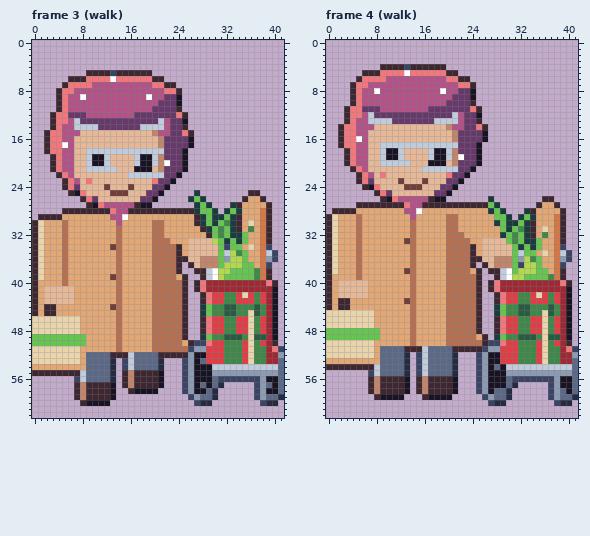
Pixel-art file, stored at art/hood-people/granny-cart-shopper@88.aseprite. Above: the version before the commit.
42x63 pixels, 9 frames. Shown: frame 3 (walk), frame 4 (walk). The commit also changed other frames, which this record leaves out.
New version:
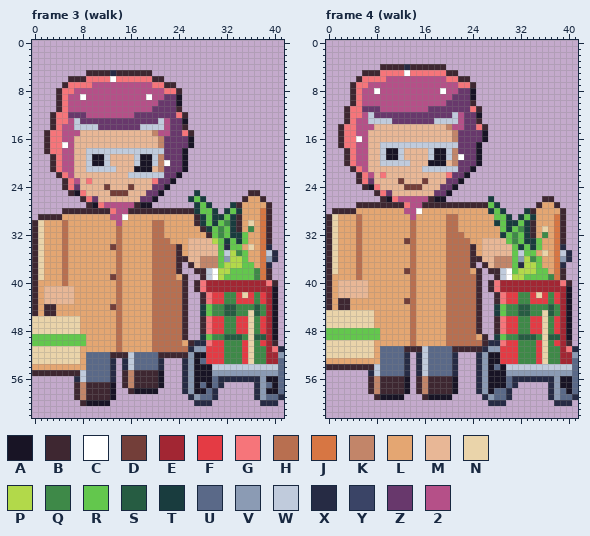
Palette (. is transparent): A #181425  B #3e2731  C #ffffff  D #733e39  E #a22633  F #e43b44  G #f6757a  H #b86f50  J #d77643  K #c28569  L #e4a672  M #e8b796  N #ead4aa  P #b2d94a  Q #3e8948  R #63c74d  S #265c42  T #193c3e  U #5a6988  V #8b9bb4  W #c0cbdc  X #262b44  Y #3a4466  Z #68386c  2 #b55088
Changes in this commit:
Frame 3 (walk):
y 5: x 13 Y -> X
y 34: x 32 Y -> X; x 39 Y -> X
y 35..36: x 40 Y -> X
y 37: x 39 Y -> X
y 50: x 27..28 YY -> XX
y 51: x 26 Y -> X; x 41 Y -> X
y 53..54: x 15 Y -> X; x 25 Y -> X
y 55: x 25 Y -> X
y 56: x 7 Y -> X; x 25 Y -> X; x 31..37 YYYYYYY -> XXXXXXX
y 57..58: x 25 Y -> X; x 37 Y -> X
y 59: x 26 Y -> X; x 37 Y -> X
y 60: x 27 Y -> X; x 38 Y -> X
Frame 4 (walk):
y 4: x 13 Y -> X
y 34: x 39 Y -> X
y 35..36: x 40 Y -> X
y 37: x 32 Y -> X; x 39 Y -> X
y 50: x 27..28 YY -> XX
y 51: x 26 Y -> X; x 41 Y -> X
y 52..54: x 15 Y -> X; x 25 Y -> X
y 55: x 7 Y -> X; x 15 Y -> X; x 25 Y -> X
y 56: x 25 Y -> X; x 31..37 YYYYYYY -> XXXXXXX
y 57..58: x 25 Y -> X; x 37 Y -> X
y 59: x 26 Y -> X; x 37 Y -> X
y 60: x 27 Y -> X; x 38 Y -> X
